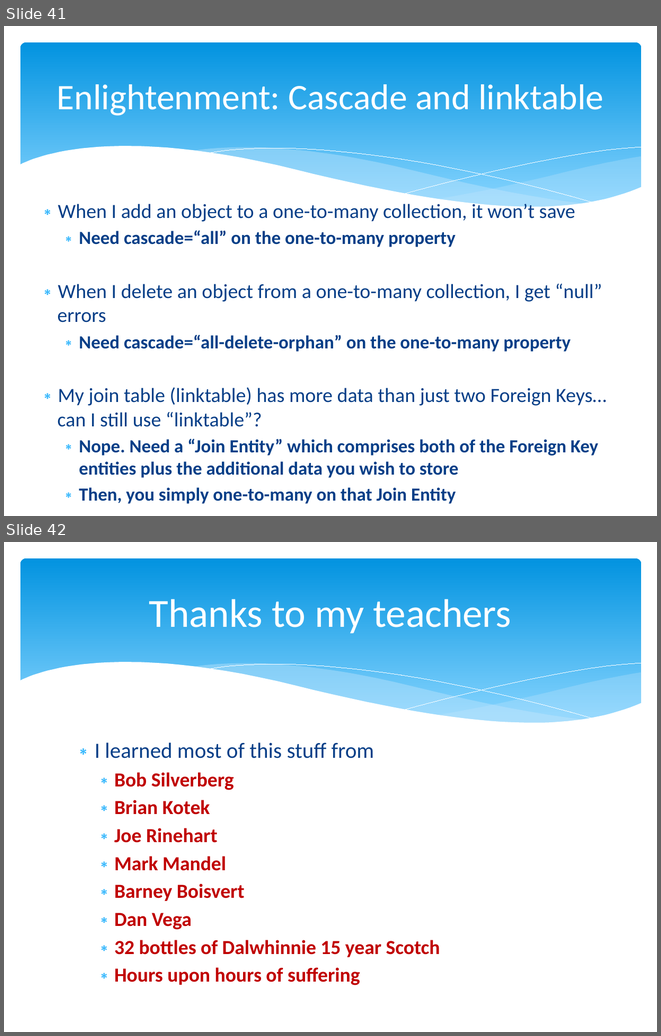
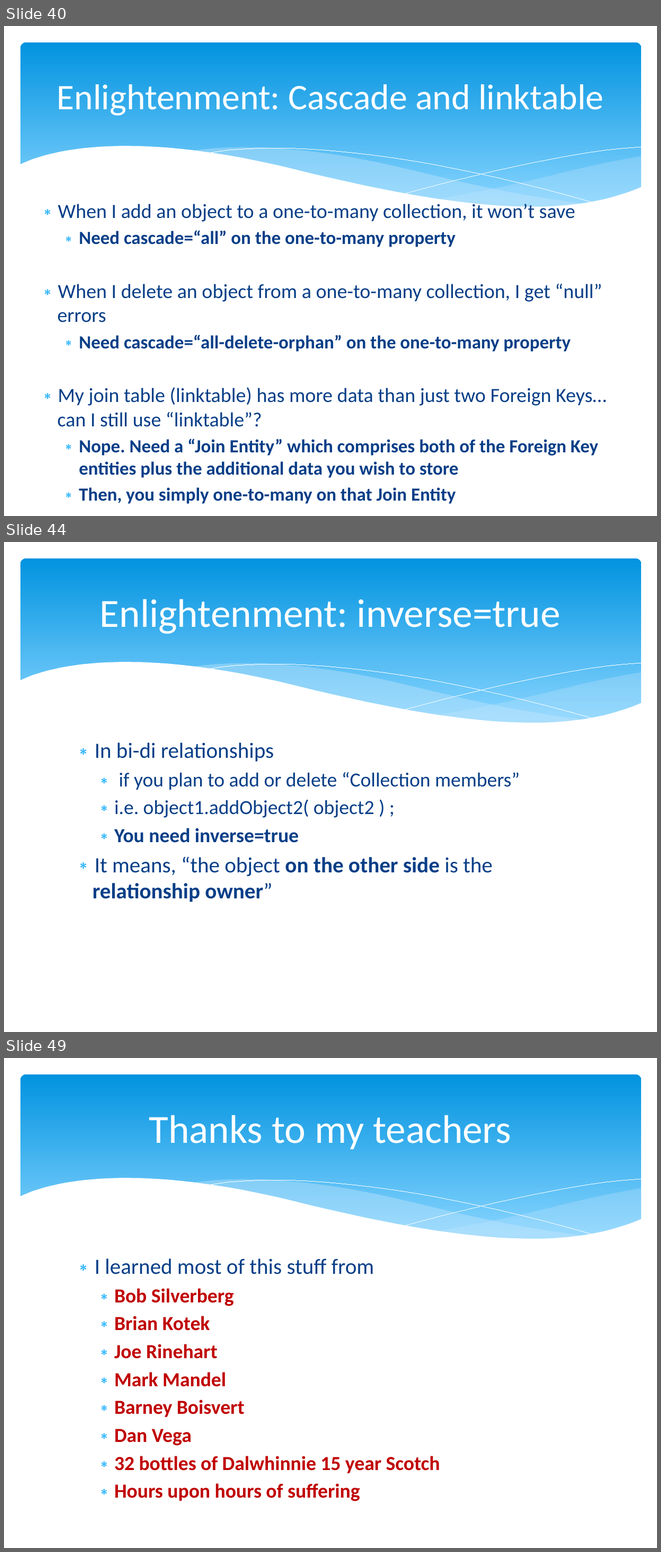
Before and after one commit to marcesher/mxunit-cfmeetups, a slide deck: CFObjective_ORMZen/preso/orm_zen.ppt.pptx. Shown one above the other, each under a label of ours: slides 41 and 42 before the commit, slides 40, 44 and 49 after it; the slides between them are not shown. The pictures are 661x1036 and 661x1552 pixels, drawn with LibreOffice and Linux fonts; fonts in the diff are those of the drawing. Boxes give left, top, right and bottom in pixels: in the first picture for what was removed or moved away, otherwise in the second. Text is boxed around its words. In the diff, an @@ line names an element or a change of style, - is before the commit and + after.

```diff
--- a/CFObjective_ORMZen/preso/orm_zen.ppt.pptx
+++ b/CFObjective_ORMZen/preso/orm_zen.ppt.pptx
@@ slide 44 added at (4, 542, 657, 1032), background #FFFFFF; not listed: 6 template elements that a slide beside it also shows @@
@@ title added at (100, 599, 560, 634), 44 pt, text #FFFFFF @@
+Enlightenment: inverse=true
@@ text added at (93, 742, 520, 902), 22 pt, text #073E87 @@
+∗ In bi-di relationships
+  ∗ if you plan to add or delete “Collection members”
+  ∗ i.e. object1.addObject2( object2 ) ;
+  ∗ You need inverse=true
+∗ It means, “the object on the other side is the relationship owner”
@@ what was slide 41 is now slide 40 @@
@@ what was slide 42 is now slide 49 @@
```
Also in this commit, not shown: 10 slides changed, 7 other slides added, 1 slide removed, 1 other file.
